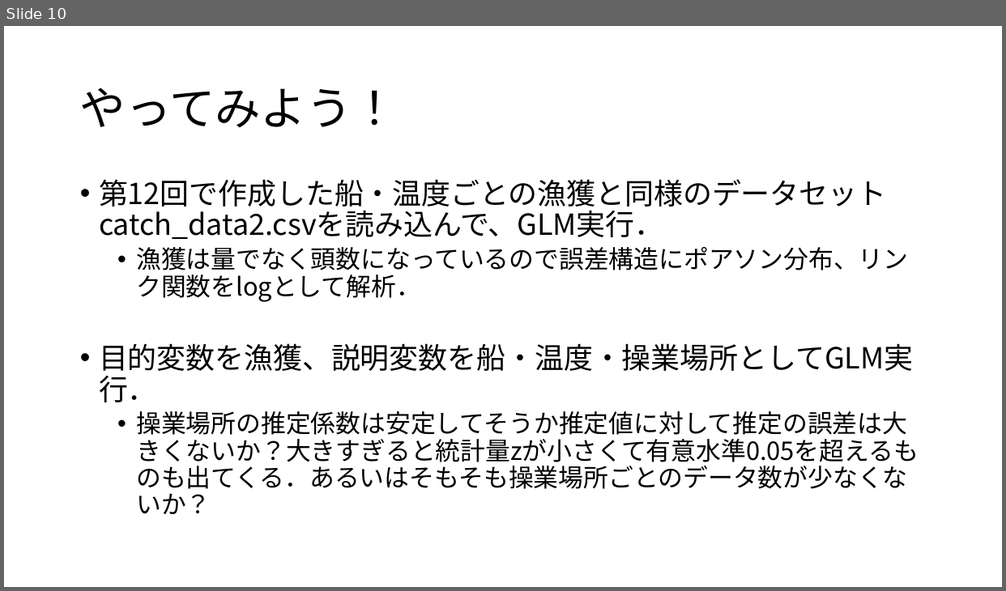
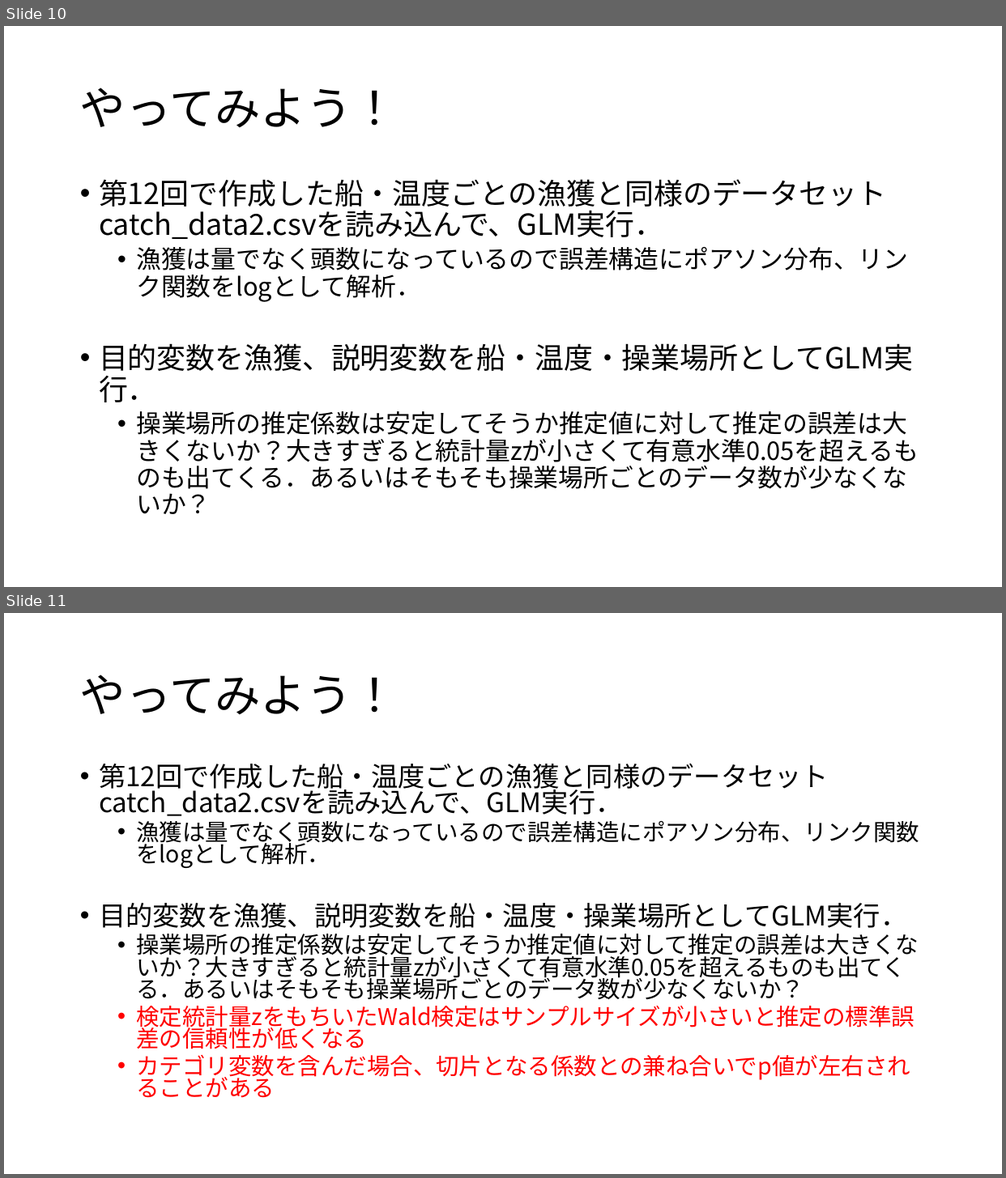
Before and after one commit to KoHMB/Shigen_kensyu_FRA, a slide deck: R/スライド/第27回.pptx. Shown one above the other, each under a label of ours: slide 10 before the commit, slides 10 and 11 after it. The pictures are 1006x591 and 1006x1178 pixels, drawn with LibreOffice and Linux fonts; fonts in the diff are those of the drawing. Boxes give left, top, right and bottom in pixels: in the first picture for what was removed or moved away, otherwise in the second. Text is boxed around its words. In the diff, an @@ line names an element or a change of style, - is before the commit and + after.

```diff
--- a/R/スライド/第27回.pptx
+++ b/R/スライド/第27回.pptx
@@ slide 11 added at [4, 613, 1002, 1174], background #FFFFFF @@
@@ title added at [80, 675, 398, 715], 44 pt, text #000000 @@
+やってみよう！
@@ text added at [99, 763, 919, 1080], 22.2 pt, text #000000 @@
+• 第12回で作成した船・温度ごとの漁獲と同様のデータセットcatch_data2.csvを読み込んで、GLM実行．
+  • 漁獲は量でなく頭数になっているので誤差構造にポアソン分布、リンク関数をlogとして解析．
+• 目的変数を漁獲、説明変数を船・温度・操業場所としてGLM実行．
+  • 操業場所の推定係数は安定してそうか推定値に対して推定の誤差は大きくないか？大きすぎると統計量zが小さくて有意水準0.05を超えるものも出てくる．あるいはそもそも操業場所ごとのデータ数が少なくないか？
+  • 検定統計量zをもちいたWald検定はサンプルサイズが小さいと推定の標準誤差の信頼性が低くなる
+  • カテゴリ変数を含んだ場合、切片となる係数との兼ね合いでp値が左右されることがある
```
Also in this commit, not shown: 5 other files.
